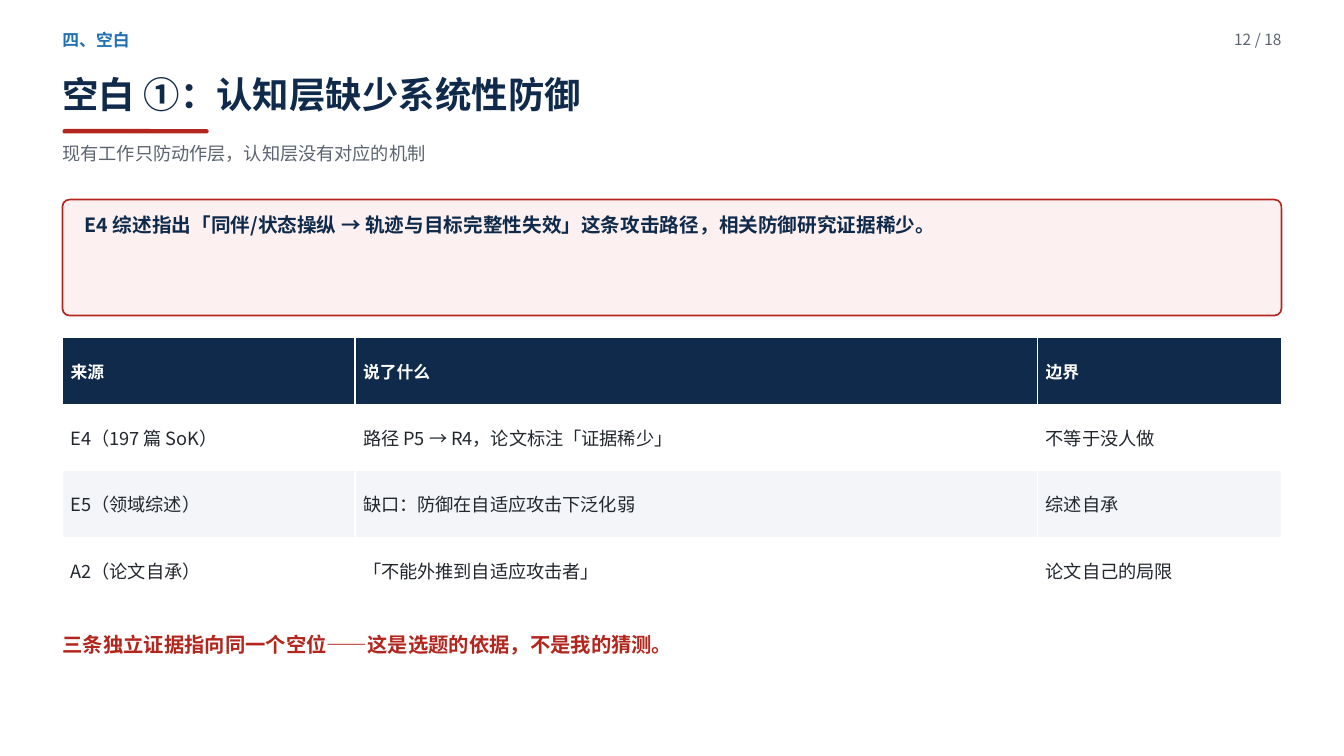
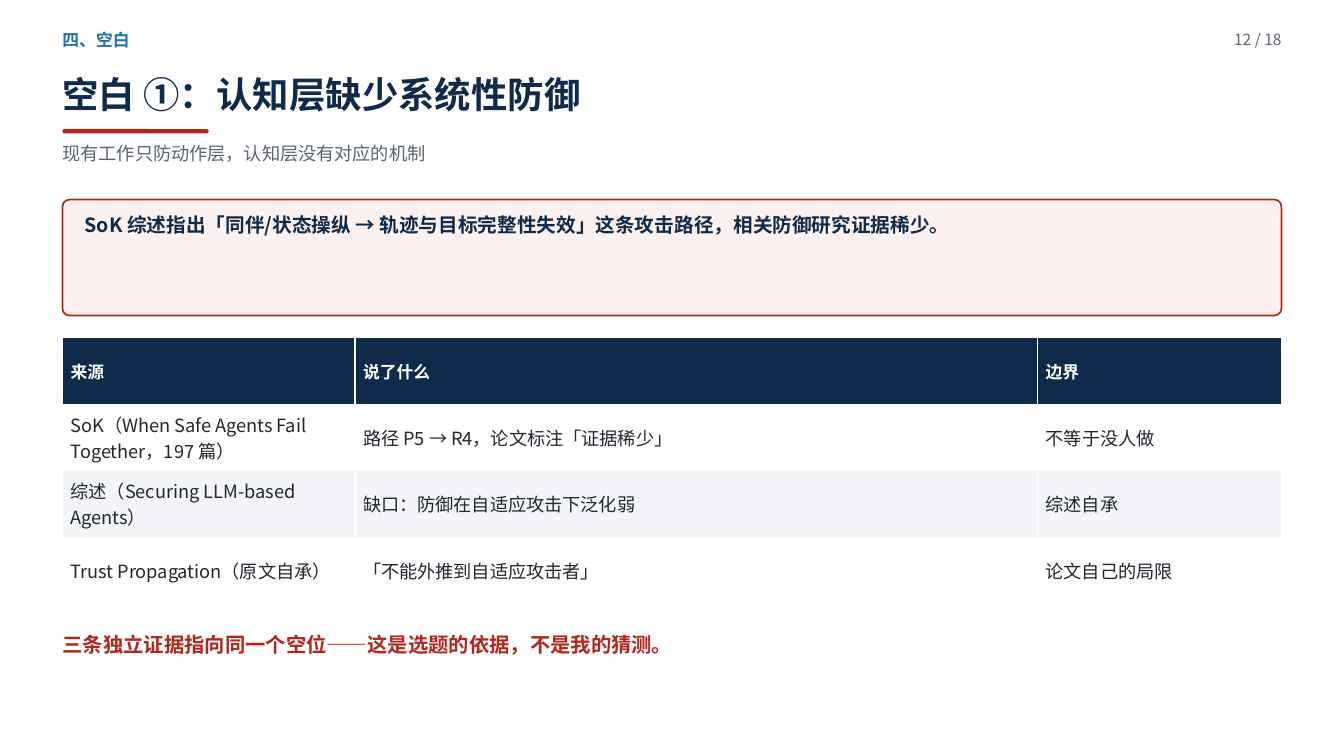
Before and after one commit to yiiiiiii1/multi-agent-remote-sensing, a slide deck: slide 12 of 阶段2-卫星多智能体防御/presentations/新方向调研汇报.pptx. Drawn at 1344x756 pixels with LibreOffice and Linux fonts; fonts in the diff are those of the drawing. Boxes give left, top, right and bottom in pixels: in the first picture for what was removed or moved away, otherwise in the second. Text is boxed around its words. In the diff, an @@ line names an element or a change of style, - is before the commit and + after.

Commit message:
PPT：把自编编号（A1/A2/E4…）全部换成论文原标题——P4 表格用完整标题，其余页用标题短名

```diff
--- a/阶段2-卫星多智能体防御/presentations/新方向调研汇报.pptx
+++ b/阶段2-卫星多智能体防御/presentations/新方向调研汇报.pptx
@@ text at [85,215,950,236]: text changed @@
-E4 综述指出「同伴/状态操纵 → 轨迹与目标完整性失效」这条攻击路径，相关防御研究证据稀少。
+SoK 综述指出「同伴/状态操纵 → 轨迹与目标完整性失效」这条攻击路径，相关防御研究证据稀少。
@@ table at [63,338,1281,604] @@
-row 2, column 1: E4（197 篇 SoK）
+row 2, column 1: SoK（When Safe Agents Fail Together，197 篇）
-row 3, column 1: E5（领域综述）
+row 3, column 1: 综述（Securing LLM-based Agents）
-row 4, column 1: A2（论文自承）
+row 4, column 1: Trust Propagation（原文自承）
```
Also in this commit, not shown: 8 other slides changed, 1 other file.
